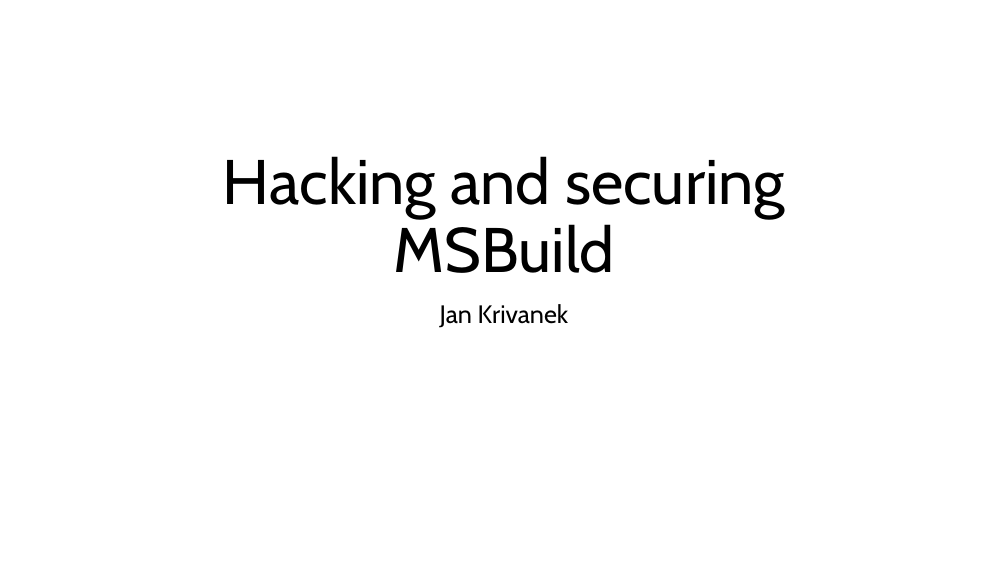
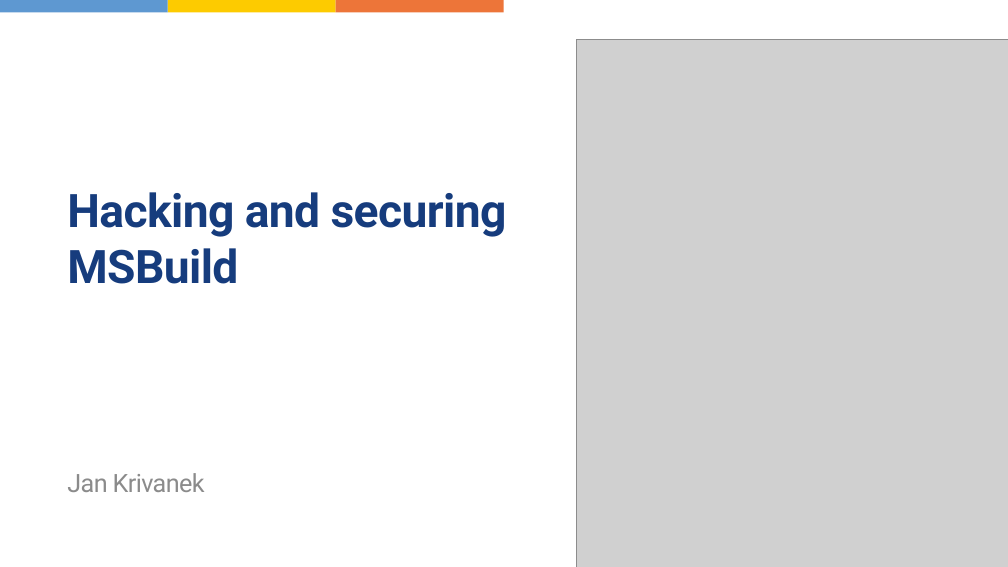
Before and after one commit to dotutils/securing-msbuild, a slide deck: slide 1 of Doc/MSBuildSecurity.pptx. Drawn at 1008x567 pixels with LibreOffice and Linux fonts; fonts in the diff are those of the drawing; grey boxes stand for pictures. Boxes give left, top, right and bottom in pixels: in the first picture for what was removed or moved away, otherwise in the second. Text is boxed around its words. In the diff, an @@ line names an element or a change of style, - is before the commit and + after.

```diff
--- a/Doc/MSBuildSecurity.pptx
+++ b/Doc/MSBuildSecurity.pptx
@@ rectangle added at box(0, 0, 168, 13), fill #5E98D1 @@
@@ rectangle added at box(168, 0, 336, 13), fill #FDCB00 @@
@@ rectangle added at box(336, 0, 504, 13), fill #ED7539 @@
@@ picture added at box(577, 40, 1008, 567) @@
@@ title "Hacking and securing MSBuild": place and size @@
-title "Hacking and securing MSBuild" at box(223, 156, 785, 273)
+title "Hacking and securing MSBuild" at box(67, 192, 507, 284)
@@ title "Hacking and securing MSBuild" at box(67, 192, 507, 284): size 60 to 44 pt, font Cabin to Roboto, text colour #000000 to #163C7D, letter spacing 0 to -0.6 pt, bold on; alignment centre to left; line spacing 0.9 to 1; vertical alignment bottom to middle @@
@@ subtitle "Jan Krivanek": place and size @@
-subtitle "Jan Krivanek" at box(440, 304, 569, 328)
+subtitle "Jan Krivanek" at box(67, 473, 205, 492)
@@ subtitle "Jan Krivanek" at box(67, 473, 205, 492): font Cabin to Roboto, text colour #000000 to #8C8C8C, letter spacing 0 to -0.6 pt; alignment centre to left; line spacing 0.9 to 1; less space between paragraphs; vertical alignment top to bottom @@
```
Also in this commit, not shown: 14 other slides changed, 1 slide added, 1 other file.
